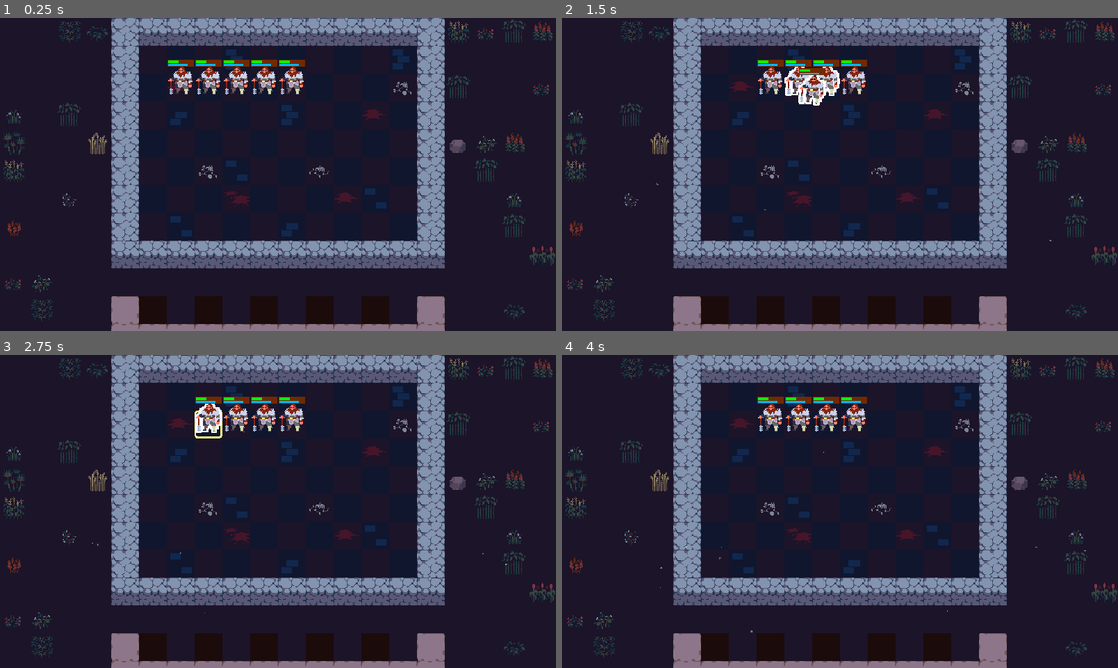
Above: before the commit, frames 1-4 (two rows, left to right).
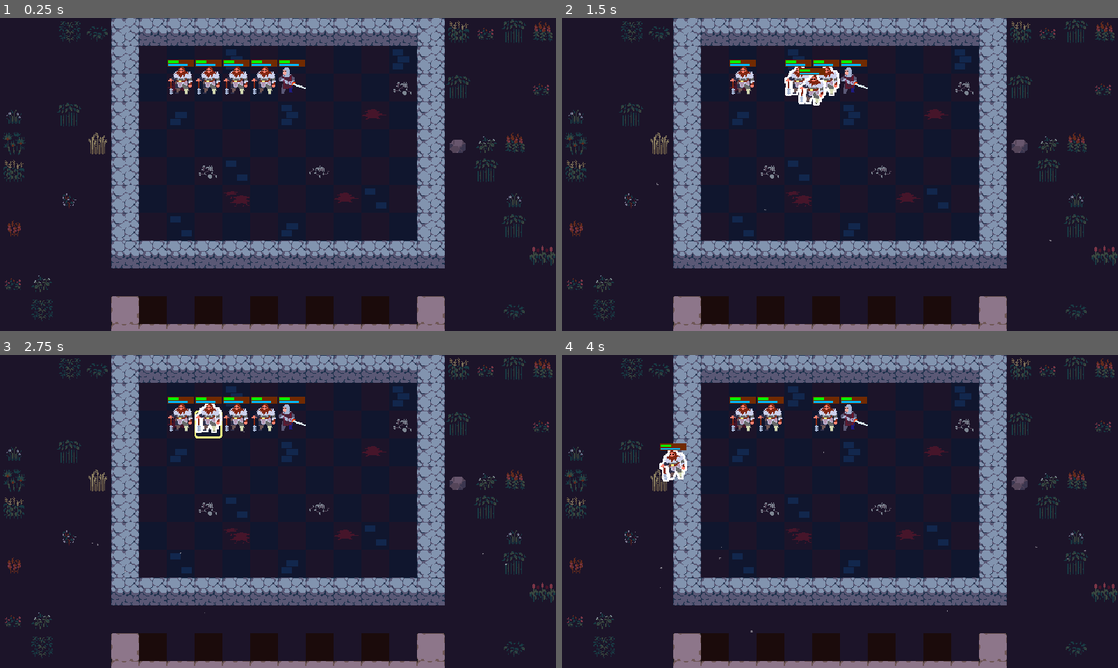
Above: after the commit, the same moments.

Repository: MAG1CPI/godot-autobattler
Game: Godot game, scene res://scenes/arena/arena.tscn
Two runs of this game, one before a commit and one after it. Both use one fixed random seed, a clock stepped at 60 frames per second and the inputs below.
Inputs (mouse positions are in pixels of both pictures, inside the frame that each line leads up to):
- Up to frame 1 (0.25 s): no input
- Up to frame 2 (1.5 s): tap Enter at 0.5 s; drag from (739, 80) to (895, 105) at 0.52 s; drag from (773, 80) to (895, 105) at 1.27 s
- Up to frame 3 (2.75 s): move the mouse to (211, 417) at 2.02 s; press the mouse at (211, 417) at 2.03 s
- Up to frame 4 (4 s): release the mouse at (773, 417) at 2.75 s; tap Space at 2.75 s; drag from (773, 417) to (673, 464) at 2.77 s; drag from (795, 417) to (673, 464) at 3.52 s

The runs differ from the first frame. In frame 1, 0.3% of the frame differs, in the area x 50-55%, y 15-25%; in frame 2, 0.9%; in frame 3, 0.6%; in frame 4, 1.4%, in the area x 17-55%, y 13-41%.

Commit message:
Fixed bugs in drag&drop component

Diff:
--- a/components/drag_and_drop.gd
+++ b/components/drag_and_drop.gd
@@ -29,6 +29,8 @@
 func _input(event: InputEvent) -> void:
   if dragging and event.is_action_pressed("cancel_drag"):
     _cancel_dragging()
+  elif dragging and event.is_action_released("select"):
+    _drop()
 
 
 func _start_dragging() -> void:
@@ -64,5 +66,3 @@
 
   if not dragging and event.is_action_pressed("select"):
     _start_dragging()
-  elif dragging and event.is_action_pressed("select"):
-    _drop()
--- /dev/null
+++ b/data/units/arthur.tres
@@ -0,0 +1,11 @@
+[gd_resource type="Resource" script_class="UnitStats" format=3 uid="uid://btgsunejf2heq"]
+
+[ext_resource type="Script" uid="uid://i1emqywagjqy" path="res://data/units/unit_stats.gd" id="1_b6a51"]
+
+[resource]
+script = ExtResource("1_b6a51")
+name = "Arthur"
+rarity = 2
+gold_cost = 4
+skin_coordinates = Vector2i(4, 2)
+metadata/_custom_type_script = "uid://i1emqywagjqy"
--- a/data/units/bjorn.tres
+++ b/data/units/bjorn.tres
@@ -5,5 +5,6 @@
 [resource]
 script = ExtResource("1_d6p4t")
 name = "Bjorn"
+gold_cost = 1
 skin_coordinates = Vector2i(1, 3)
 metadata/_custom_type_script = "uid://i1emqywagjqy"
--- a/scenes/arena/arena.tscn
+++ b/scenes/arena/arena.tscn
@@ -8,6 +8,7 @@
 [ext_resource type="Script" uid="uid://b3cdcqd81sqm3" path="res://components/play_area.gd" id="4_jx0ua"]
 [ext_resource type="Script" uid="uid://d2qya8hwv5cgv" path="res://components/tile_highlighter.gd" id="6_u52cf"]
 [ext_resource type="Script" uid="uid://dpruth4ka5sm6" path="res://components/unit_mover.gd" id="8_ii07k"]
+[ext_resource type="Resource" uid="uid://btgsunejf2heq" path="res://data/units/arthur.tres" id="9_2ml6w"]
 [ext_resource type="Script" uid="uid://b371fnldk85cg" path="res://scenes/arena/debug_info.gd" id="9_6w4xk"]
 
 [sub_resource type="Curve" id="Curve_5tue2"]
@@ -133,6 +134,7 @@
 
 [node name="Unit5" parent="Bench" unique_id=1266611223 instance=ExtResource("4_aj7ud")]
 position = Vector2(160, -256)
+stats = ExtResource("9_2ml6w")
 
 [node name="UnitMover" type="Node" parent="." unique_id=1092785095 node_paths=PackedStringArray("play_areas")]
 script = ExtResource("8_ii07k")
